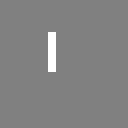
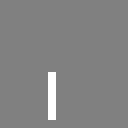
Comparing the layer stacks of the two 128 × 128 images. Changes:
hid "Layer 9" over left=48, top=32, right=56, bottom=72
showed "Layer 1" over left=48, top=72, right=56, bottom=120
